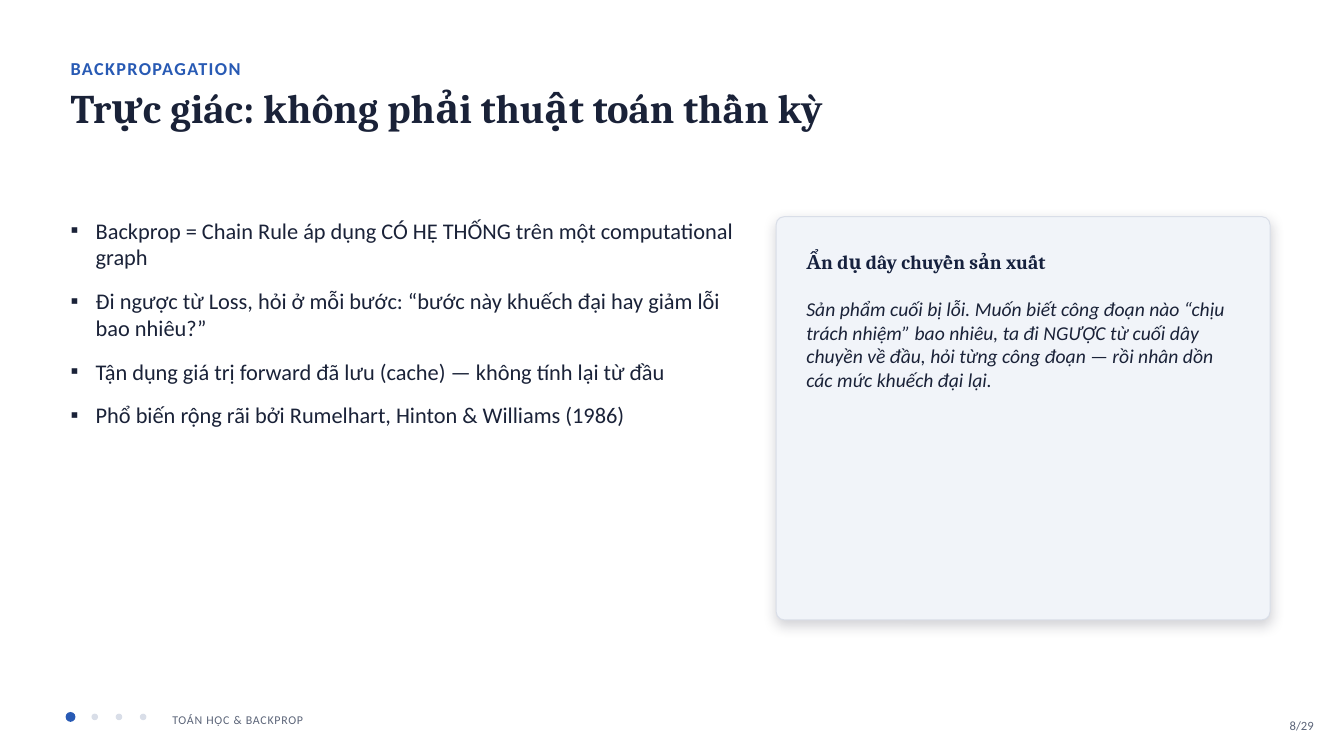
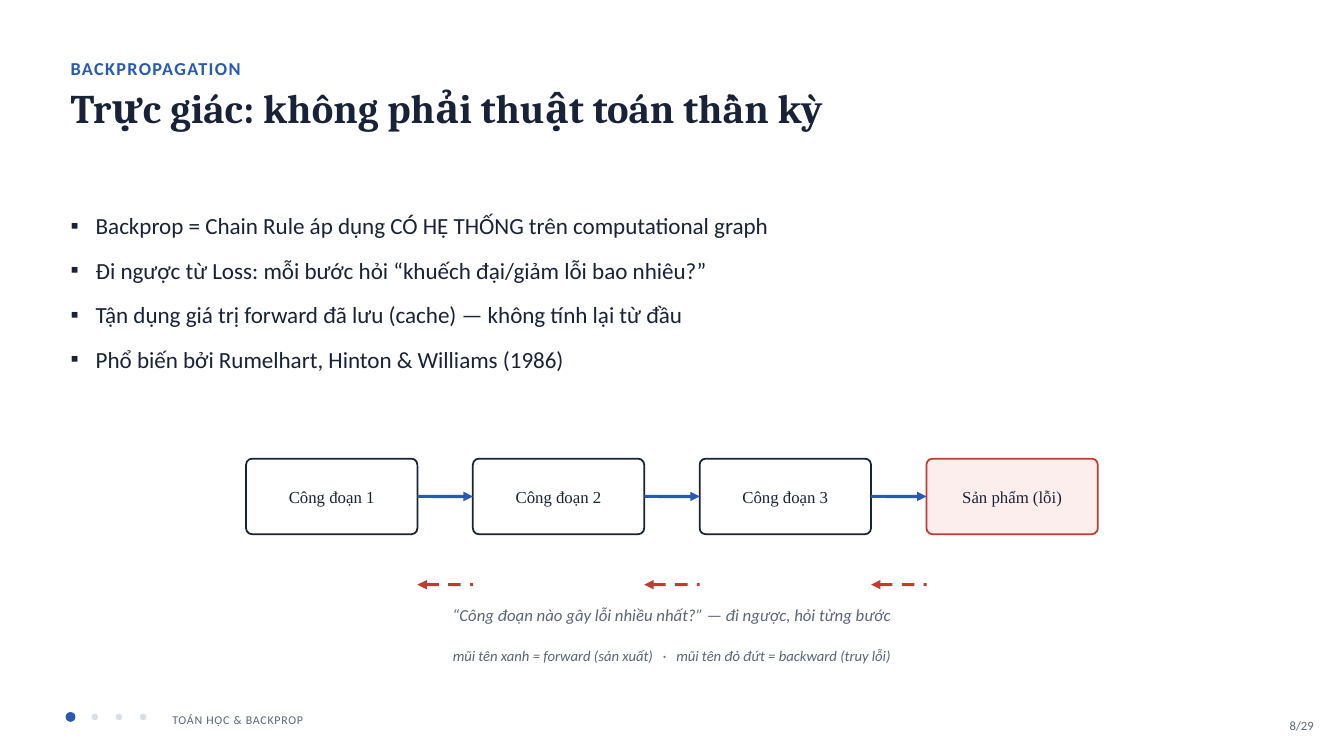
Before and after one commit to quankane/latex-web, a slide deck: slide 8 of report/Slide_Backprop_Initialization.pptx. Drawn at 1344x756 pixels with LibreOffice and Linux fonts; fonts in the diff are those of the drawing. Boxes give left, top, right and bottom in pixels: in the first picture for what was removed or moved away, otherwise in the second. Text is boxed around its words. In the diff, an @@ line names an element or a change of style, - is before the commit and + after.

```diff
--- a/report/Slide_Backprop_Initialization.pptx
+++ b/report/Slide_Backprop_Initialization.pptx
@@ text at box(96, 215, 768, 283): text changed; size 16 to 16.5 pt @@
-▪ Backprop = Chain Rule áp dụng CÓ HỆ THỐNG trên một computational graph
-▪ Đi ngược từ Loss, hỏi ở mỗi bước: “bước này khuếch đại hay giảm lỗi bao nhiêu?”
+▪ Backprop = Chain Rule áp dụng CÓ HỆ THỐNG trên computational graph
+▪ Đi ngược từ Loss: mỗi bước hỏi “khuếch đại/giảm lỗi bao nhiêu?”
@@ rounded rectangle removed at box(776, 217, 1270, 620) @@
@@ text removed at box(866, 255, 897, 274) @@
-Ẩn dụ dây chuyền sản xuất
@@ text at box(96, 305, 682, 327): size 16 to 16.5 pt in "Tận dụng giá trị forward đã lưu ..." @@
@@ text removed at box(806, 300, 1224, 391) @@
-Sản phẩm cuối bị lỗi. Muốn biết công đoạn nào “chịu trách nhiệm” bao nhiêu, ta đi NGƯỢC từ cuối dây chuyền về đầu, hỏi từng công đoạn — rồi nhân dồn các mức khuếch đại lại.
@@ text at box(96, 350, 564, 371): text changed; size 16 to 16.5 pt @@
-▪ Phổ biến rộng rãi bởi Rumelhart, Hinton & Williams (1986)
+▪ Phổ biến bởi Rumelhart, Hinton & Williams (1986)
@@ rounded rectangle added at box(246, 459, 417, 534), fill #FFFFFF, outline #1A2238 1.25 pt @@
@@ rounded rectangle added at box(473, 459, 644, 534), fill #FFFFFF, outline #1A2238 1.25 pt @@
@@ rounded rectangle added at box(700, 459, 871, 534), fill #FFFFFF, outline #1A2238 1.25 pt @@
@@ rounded rectangle added at box(927, 459, 1098, 534), fill #FBEEEC, outline #BE3C32 1.25 pt @@
@@ text added at box(289, 491, 374, 507), 12 pt, text #1A2238 @@
+Công đoạn 1
@@ arrow added from (417, 496) to (473, 496), #285AB4 2.25 pt @@
@@ text added at box(516, 491, 601, 507), 12 pt, text #1A2238 @@
+Công đoạn 2
@@ arrow added from (644, 496) to (700, 496), #285AB4 2.25 pt @@
@@ text added at box(742, 491, 828, 507), 12 pt, text #1A2238 @@
+Công đoạn 3
@@ arrow added from (871, 496) to (927, 496), #285AB4 2.25 pt @@
@@ text added at box(962, 490, 1062, 507), 12 pt, text #1A2238 @@
+Sản phẩm (lỗi)
@@ arrow added from (473, 585) to (417, 585), #BE3C32 2.25 pt dashed @@
@@ arrow added from (700, 585) to (644, 585), #BE3C32 2.25 pt dashed @@
@@ arrow added from (927, 585) to (871, 585), #BE3C32 2.25 pt dashed @@
@@ text added at box(452, 607, 891, 624), 12 pt, text #5B6478, italic @@
+“Công đoạn nào gây lỗi nhiều nhất?” — đi ngược, hỏi từng bước
@@ text added at box(453, 649, 891, 664), 10.5 pt, text #5B6478, italic @@
+mũi tên xanh = forward (sản xuất) · mũi tên đỏ đứt = backward (truy lỗi)
```
Also in this commit, not shown: 7 other slides changed, 10 other files.
